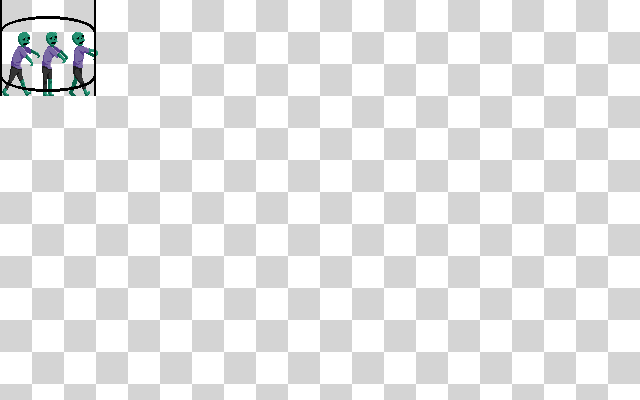
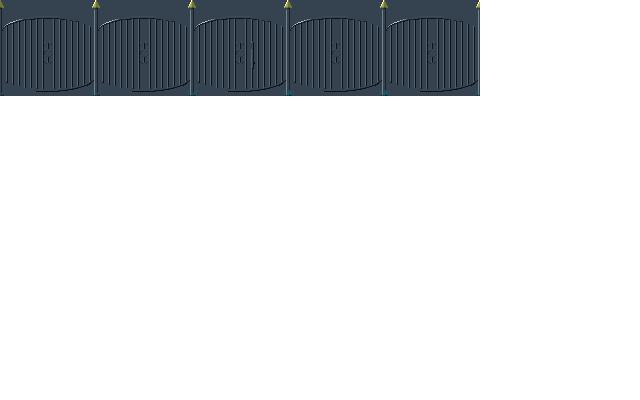
Before/after of a w=640, h=400 layered artwork. What changed in the layer stack:
added group "fence end" with 4 layers above "fence var 2" over [384, 0, 480, 96]
added layer "speculars #3" (addition) in group "fence end" over [388, 0, 480, 96]
added layer "shadow #3" (multiply) in group "fence end" over [384, 0, 480, 96]
added layer "colors #3" (multiply) in group "fence end" over [384, 0, 480, 96]
added group "fence var 2" with 4 layers above "fence var 1" over [288, 0, 384, 96]
added layer "speculars #2" (addition) in group "fence var 2" over [292, 0, 384, 96]
added layer "shadow #2" (multiply) in group "fence var 2" over [288, 0, 384, 96]
added layer "colors #2" (multiply) in group "fence var 2" over [288, 0, 384, 96]
added layer "basegraph #2" in group "fence var 2" over [288, 0, 384, 96]
added group "fence var 1" with 4 layers above "fence var 0" over [192, 0, 288, 96]
added layer "speculars #1" (addition) in group "fence var 1" over [196, 0, 288, 96]
added layer "shadow #1" (multiply) in group "fence var 1" over [192, 0, 288, 96]
added layer "colors #1" (multiply) in group "fence var 1" over [192, 0, 288, 96]
added layer "basegraph #1" in group "fence var 1" over [192, 0, 288, 96]
added group "fence var 0" with 4 layers above "fence start" over [96, 0, 192, 96]
added layer "speculars" (addition) in group "fence var 0" over [100, 0, 192, 96]
added layer "shadow" (multiply) in group "fence var 0" over [96, 0, 192, 96]
added layer "colors" (multiply) in group "fence var 0" over [96, 0, 192, 96]
moved "basegraph" into group "fence var 0", painted on it over [0, 0, 192, 96]
added group "fence start" with 4 layers above "ZombieNormal.png" over [0, 0, 96, 96]
added layer "shadow #4" (multiply) in group "fence start" over [0, 0, 96, 96]
added layer "colors #4" (multiply) in group "fence start" over [0, 0, 96, 96]
hid "chessboard", painted on it over [0, 0, 640, 400]
hid "Layer" over [0, 0, 640, 400]
…and 4 more changes (3 added, 1 visibility)
